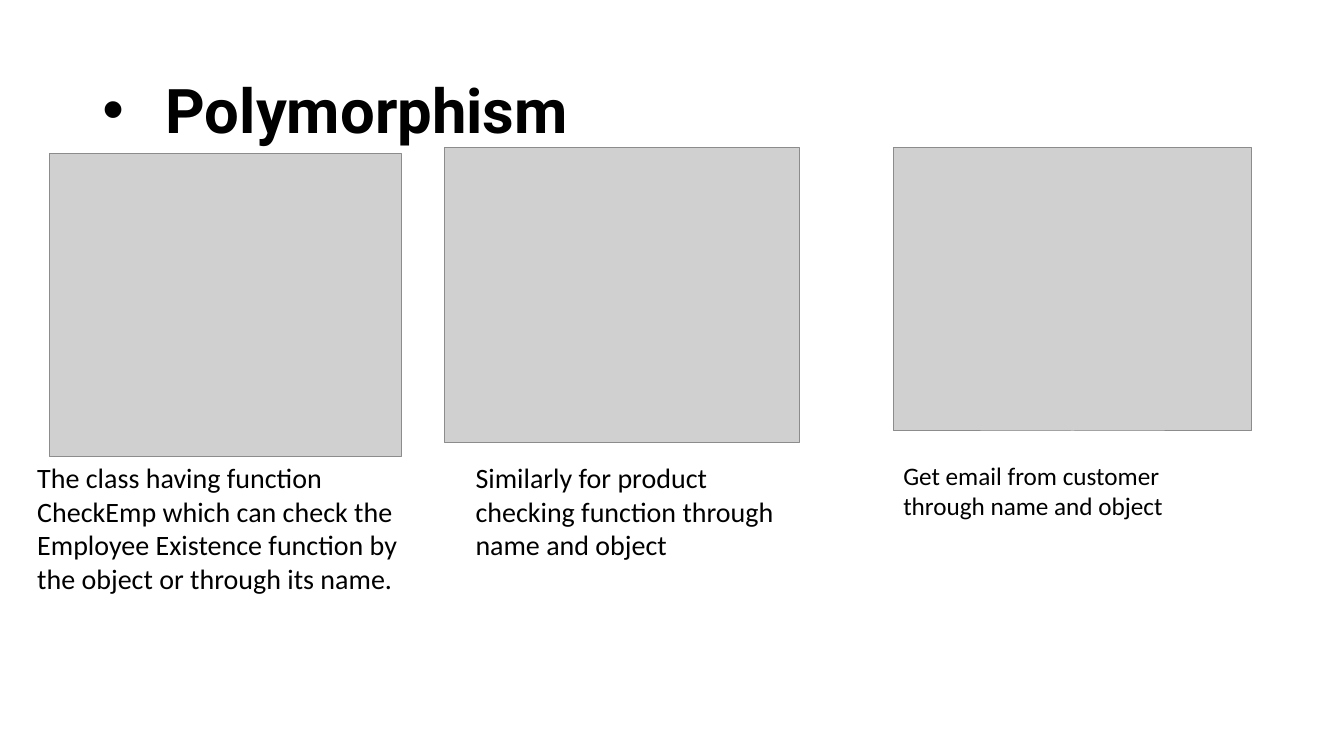
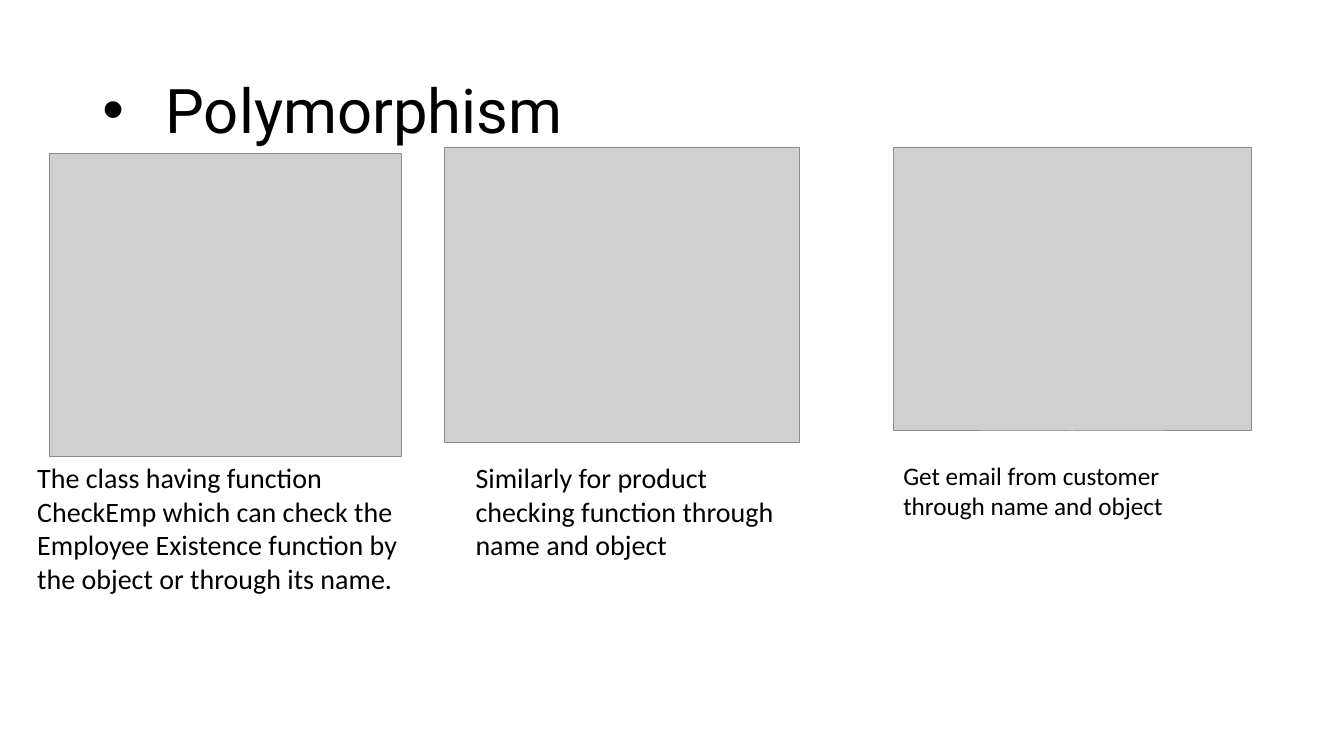
Before and after one commit to UswaArif/Tea-Distribution-Company, a slide deck: slide 14 of UMM Distribution Company.pptx. Drawn at 1344x756 pixels with LibreOffice and Linux fonts; fonts in the diff are those of the drawing; grey boxes stand for pictures. Boxes give left, top, right and bottom in pixels: in the first picture for what was removed or moved away, otherwise in the second. Text is boxed around its words. In the diff, an @@ line names an element or a change of style, - is before the commit and + after.

```diff
--- a/UMM Distribution Company.pptx
+++ b/UMM Distribution Company.pptx
@@ title "Polymorphism" at (165,86,562,148): bold off @@
```
Also in this commit, not shown: 2 other slides changed.
